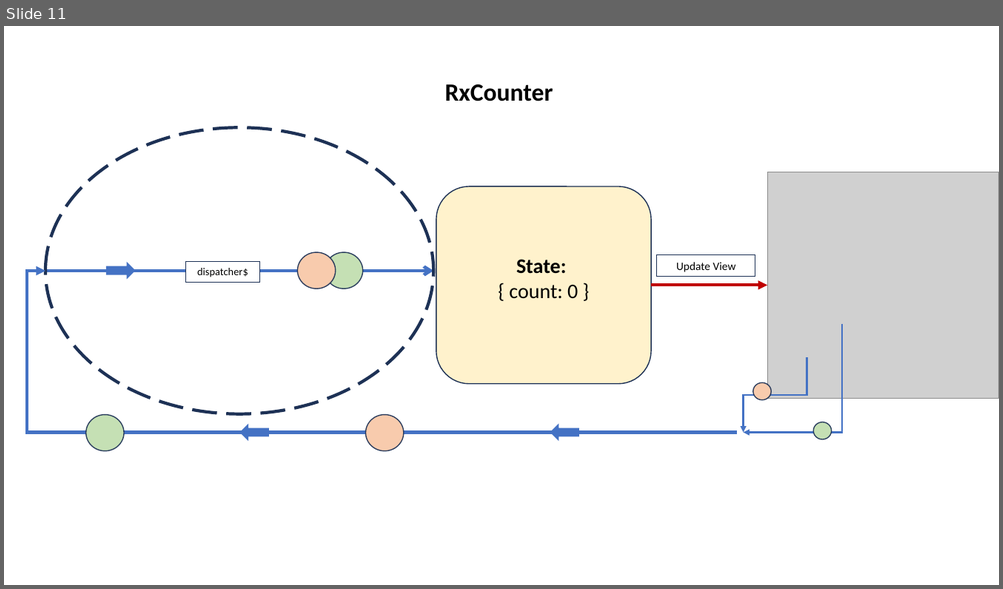
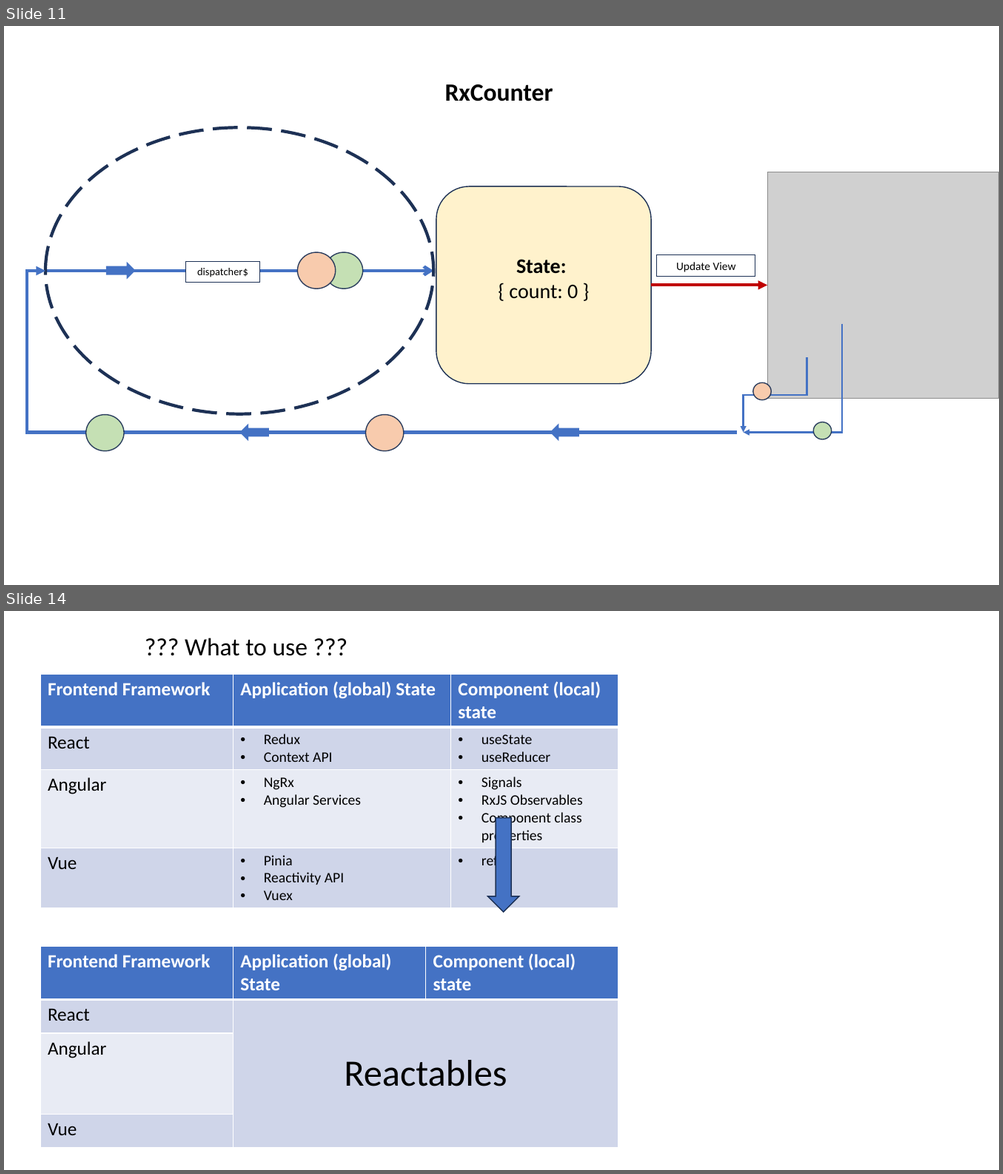
Before and after one commit to reactables/reactables, a slide deck: assets/docs/Hubfx Presentation.pptx. Shown one above the other, each under a label of ours: slide 11 before the commit, slides 11 and 14 after it; the slides between them are not shown. The pictures are 1003x589 and 1003x1174 pixels, drawn with LibreOffice and Linux fonts; fonts in the diff are those of the drawing; grey boxes stand for pictures. Boxes give left, top, right and bottom in pixels: in the first picture for what was removed or moved away, otherwise in the second. Text is boxed around its words. In the diff, an @@ line names an element or a change of style, - is before the commit and + after.

```diff
--- a/assets/docs/Hubfx Presentation.pptx
+++ b/assets/docs/Hubfx Presentation.pptx
@@ slide 14 added at [4, 611, 999, 1170], background #FFFFFF @@
@@ text added at [185, 638, 307, 656], 24 pt, text #000000 @@
+??? What to use ???
@@ table added at [40, 675, 619, 906], 4 rows, 3 columns @@
+Frontend Framework | Application (global) State | Component (local) state
+React | Redux / Context API | useState / useReducer
+Angular | NgRx / Angular Services | Signals / RxJS Observables / Component class properties
+Vue | Pinia / Reactivity API / Vuex | ref
@@ right arrow added at [487, 818, 519, 912], fill #4472C4, outline #1E3256 1 pt @@
@@ table added at [40, 947, 618, 1148], 4 rows, 3 columns @@
+Frontend Framework | Application (global) State | Component (local) state
+React | Reactables | 
+Angular |  | 
+Vue |  | 
```
Also in this commit, not shown: 2 slides changed, 5 other files.
